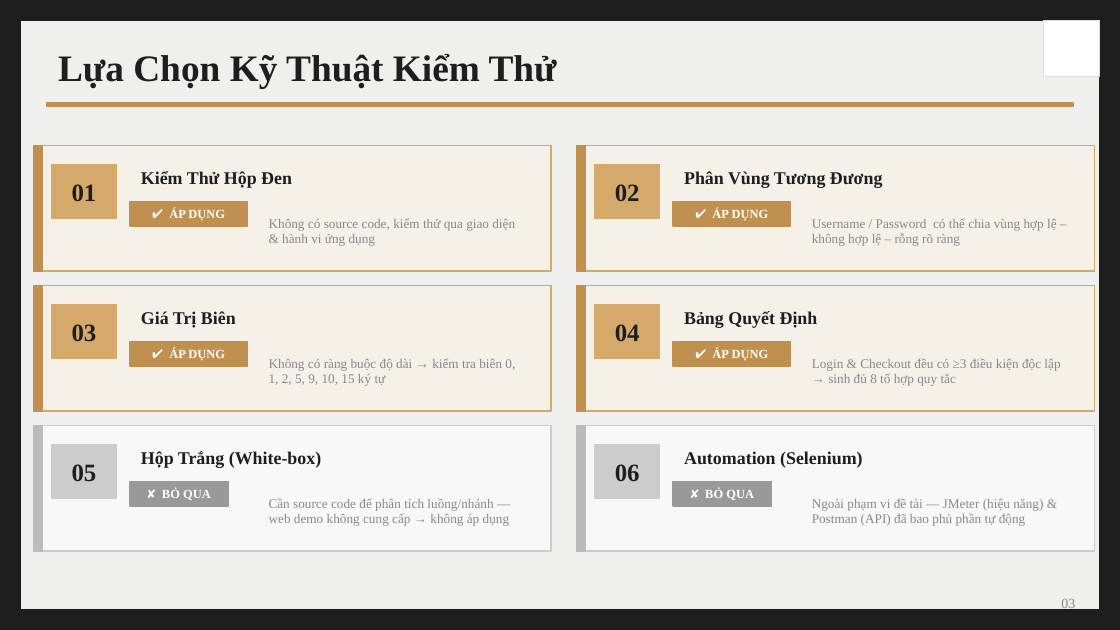
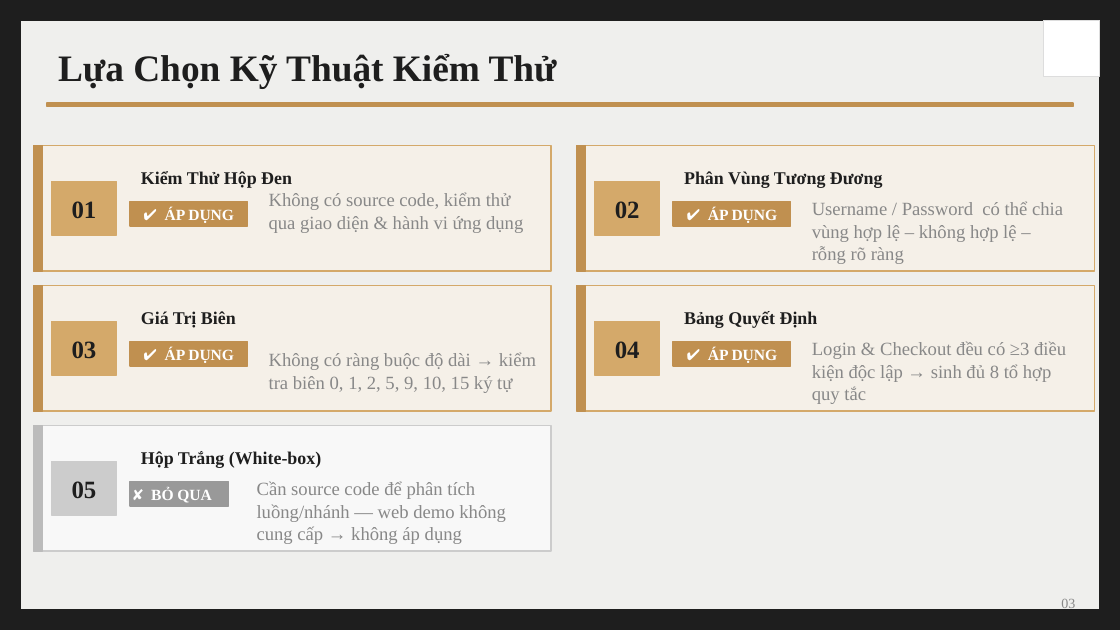
Before and after one commit to YenNhi0511/1150080069_CNPM1_TranDuongYenNhi_KiemThuPhanMem, a slide deck: slide 3 of Giua_Ky/Trần Dương Yến Nhi_Báo cáo kiểm thử.pptx. Drawn at 1120x630 pixels with LibreOffice and Linux fonts; fonts in the diff are those of the drawing. Boxes give left, top, right and bottom in pixels: in the first picture for what was removed or moved away, otherwise in the second. Text is boxed around its words. In the diff, an @@ line names an element or a change of style, - is before the commit and + after.

```diff
--- a/Giua_Ky/Trần Dương Yến Nhi_Báo cáo kiểm thử.pptx
+++ b/Giua_Ky/Trần Dương Yến Nhi_Báo cáo kiểm thử.pptx
@@ size 8.5 to 12 pt in 5 elements at [812,201,1063,264], [812,341,1066,404], [269,352,536,393], [257,481,506,544], [269,192,523,233] @@
@@ text "Không có source code, kiểm ...": place and size @@
-text "Không có source code, kiểm ..." at [269,218,515,246]
+text "Không có source code, kiểm ..." at [269,192,523,233]
@@ rectangle removed at [577,426,1094,551] @@
@@ rectangle removed at [577,426,586,551] @@
@@ rectangle removed at [595,445,660,498] @@
@@ 5 texts, 5 rectangles: place and size @@
-5 texts, 5 rectangles at [52,165,660,498]
+5 texts, 5 rectangles at [52,181,660,515]
@@ text removed at [615,464,640,481] @@
-06
@@ text removed at [684,451,863,468] @@
-Automation (Selenium)
@@ size 8 to 10 pt in 5 elements at [165,207,234,223], [708,207,778,223], [165,347,234,363], [708,347,778,363], [151,487,211,503] @@
@@ text "✘ BỎ QUA": place and size @@
-text "✘ BỎ QUA" at [162,490,211,500]
+text "✘ BỎ QUA" at [151,487,211,503]
@@ text "Cần source code để phân ...": place and size @@
-text "Cần source code để phân ..." at [269,498,509,526]
+text "Cần source code để phân ..." at [257,481,506,544]
@@ rectangle removed at [673,482,772,506] @@
@@ text removed at [705,490,754,500] @@
-✘ BỎ QUA
@@ text removed at [812,499,1043,526] @@
-Ngoài phạm vi đề tài — JMeter (hiệu năng) & Postman (API) đã bao phủ phần tự động
```
Also in this commit, not shown: 4 other slides changed.
